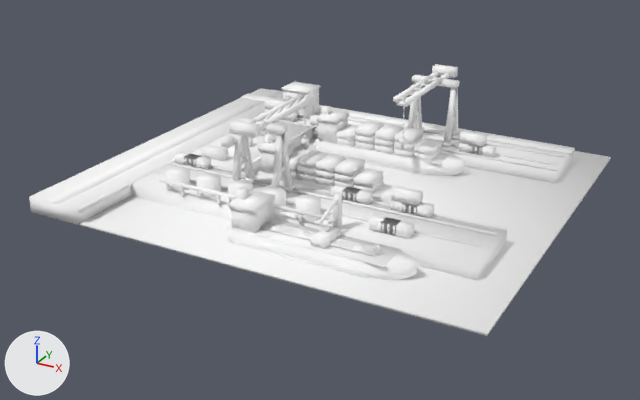
Renders of the glTF model price-of-everything-0.1/assets/supply_chain_3d/port_lvl1_contour.glb from each side of a commit.
One viewpoint serves both versions: a 50 mm lens placed at (0.853, -1.651, 0.788), pointed at (-0.019, -0.067, -0.004). Every picture has the same lights, and +X, +Y and +Z are marked at lower left. The picture after the commit comes second. Vertices at exactly the same position are counted once.

Names of what the first picture shows: 'port_contour'.
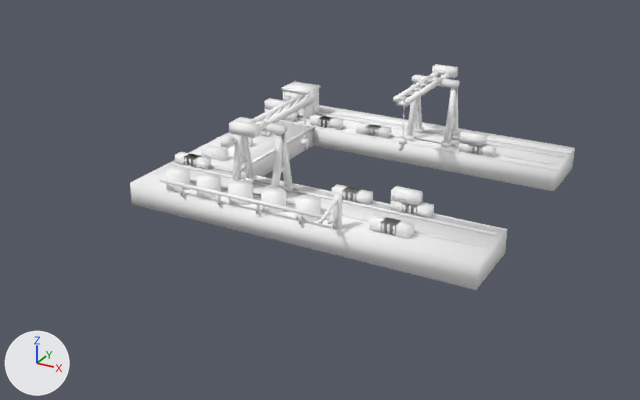
Location of each change, (x1, y1, x2, y2) in pixels of the pictures (640 x 400 px; the box of a moved part takes in the faces that stretch with it):
'port_contour', reshaped (23% narrower, 17% shorter)
    before: (29, 64, 611, 336)
    after: (130, 64, 575, 290)
part 1 of me_port_contour, deleted
    before: (29, 88, 611, 336)
part 2 of me_port_contour, moved or reshaped
    before: (240, 93, 574, 154)
    after: (319, 105, 574, 154)

What changed in the scene script:
```text
Change me_port_contour:
    used by ob_port_contour; location = (0.0, 0.0, 0.0)
    verts and faces of me_port_contour; kept vertices keep their numbers, new ones are numbered from 4186
    before: 1912 (-0.5, 0.342, 0.05) at pixel (239, 97), 1913 (-0.5, 0.342, 0.052) at pixel (239, 97), 1914 (-0.5, 0.386, 0.05) at pixel (248, 93), 1915 (-0.5, 0.386, 0.052) at pixel (248, 93)
    remove me_port_contour.from_pydata(...)  # 4186 vertices, 6724 faces; spans x -0.5..0.5, y -0.452..0.452, z 0.0..0.218
    add me_port_contour.from_pydata(...)  # 3078 vertices, 4828 faces; spans x -0.363..0.426, y -0.346..0.386, z 0.0..0.218
    me_port_contour part 1: 80 loose pieces with 1108 vertices, spanning x -0.5..0.5, y -0.452..0.452, z 0.012..0.129, are deleted
    me_port_contour part 2
    add for i in [*range(1912, 1916)]: verts[i] += (0.137, 0.0, 0.0)
```
